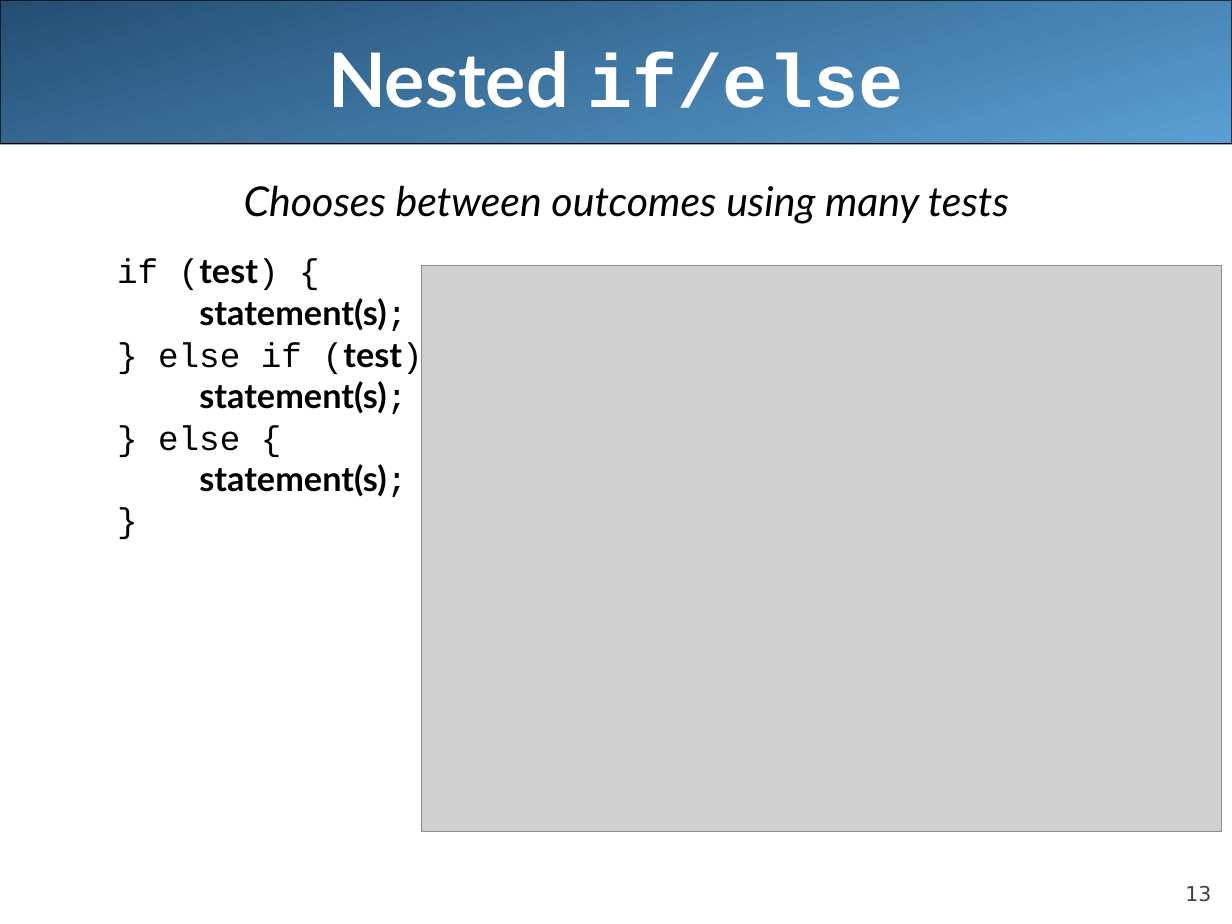
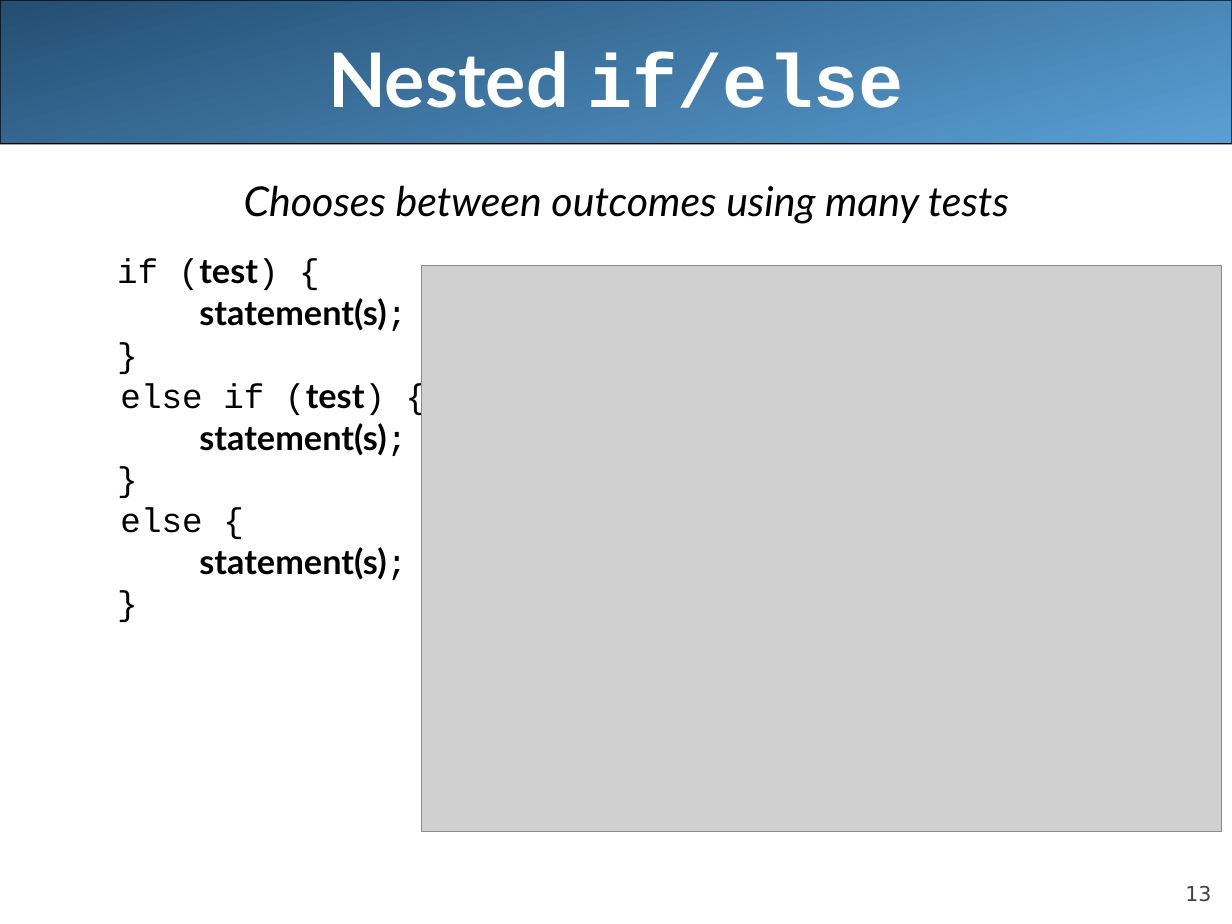
Before and after one commit to LongBaoNguyen/longbaonguyen.github.io, a slide deck: slide 13 of courses/apcsa/lecture8.ppt. Drawn at 1232x924 pixels with LibreOffice and Linux fonts; fonts in the diff are those of the drawing; grey boxes stand for pictures. Boxes give left, top, right and bottom in pixels: in the first picture for what was removed or moved away, otherwise in the second. Text is boxed around its words. In the diff, an @@ line names an element or a change of style, - is before the commit and + after.

```diff
--- a/courses/apcsa/lecture8.ppt
+++ b/courses/apcsa/lecture8.ppt
@@ text at (120,383,385,415): text changed @@
-  } else if (test) {
-  statement(s);
-  } else {
+  }
+  else if (test) {
@@ text at (120,507,407,580): paragraphs added @@
+  else {
+  statement(s);
+  }
```
Also in this commit, not shown: 9 other slides changed, 3 other files.
